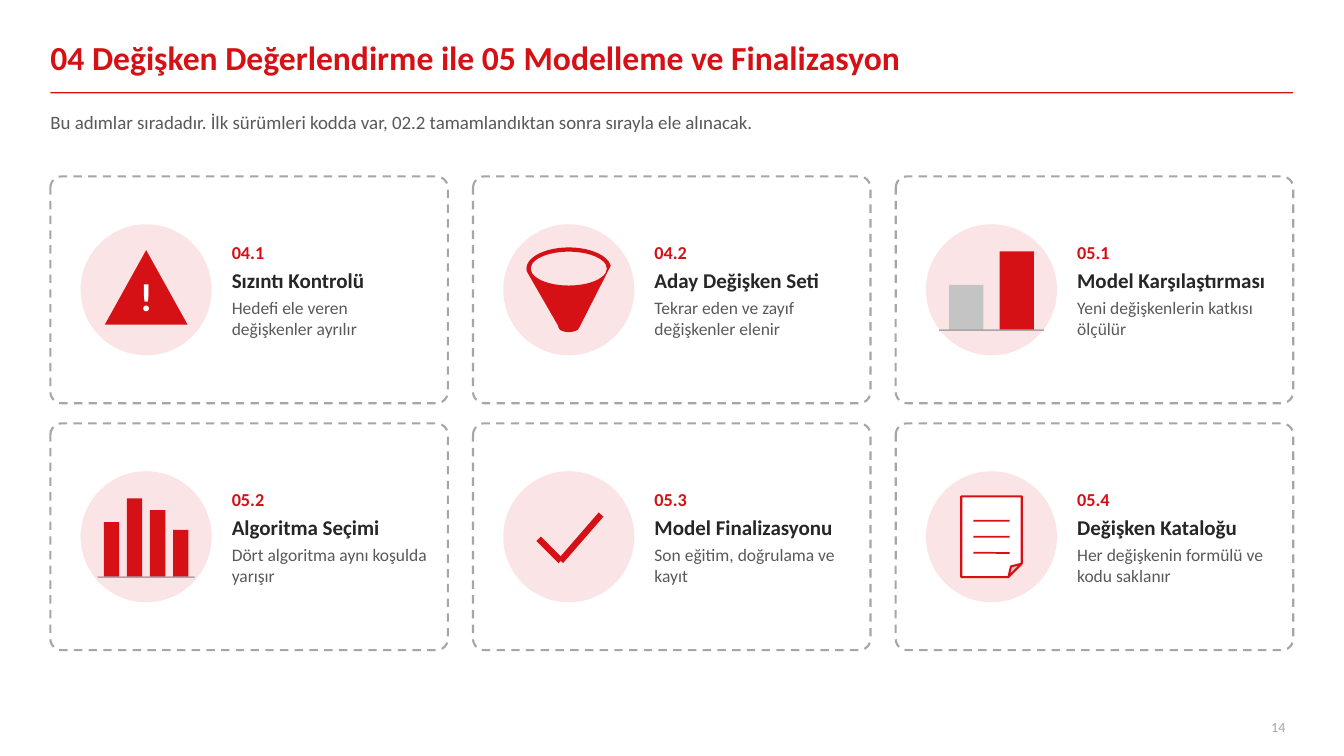
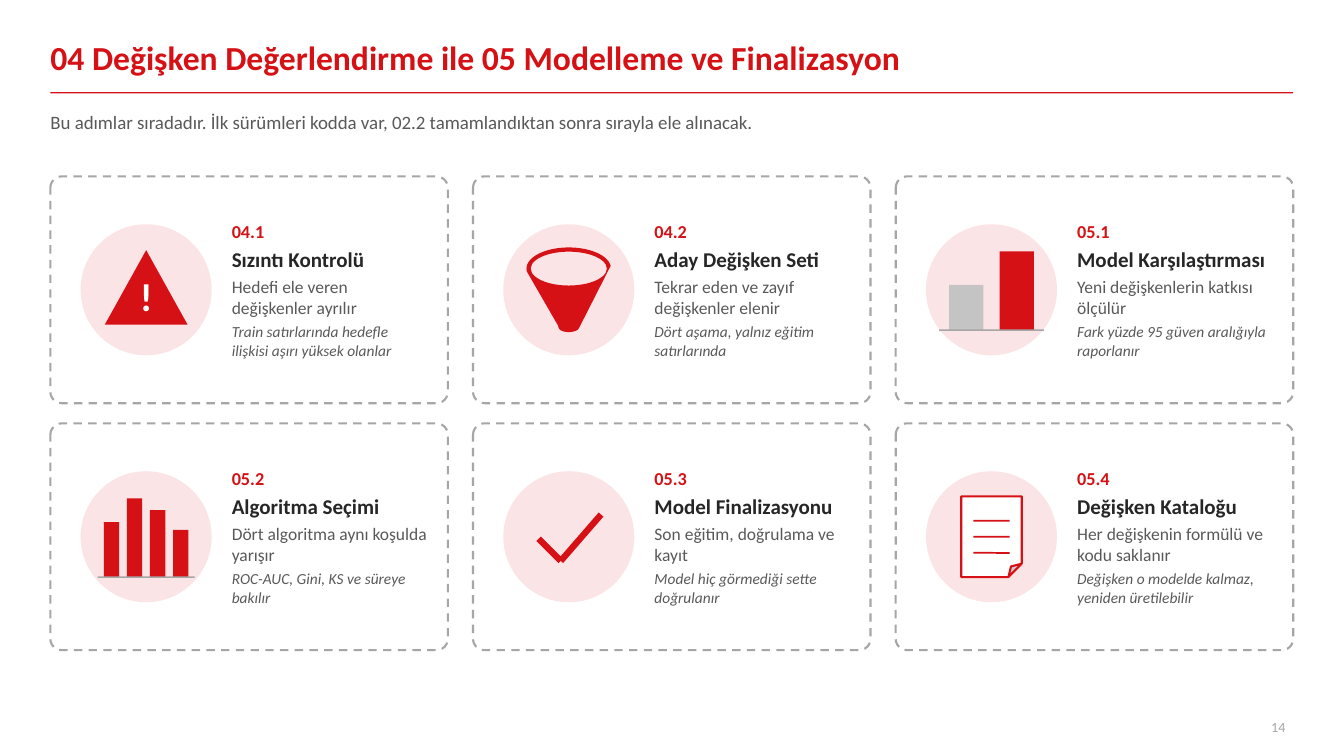
Before and after one commit to canmergen/amp, a slide deck: slide 14 of analitik_modelleme_platformu_GUNCEL/sunum/Platform_Sunum_Sade.pptx. Drawn at 1344x756 pixels with LibreOffice and Linux fonts; fonts in the diff are those of the drawing. Boxes give left, top, right and bottom in pixels: in the first picture for what was removed or moved away, otherwise in the second. Text is boxed around its words. In the diff, an @@ line names an element or a change of style, - is before the commit and + after.

```diff
--- a/analitik_modelleme_platformu_GUNCEL/sunum/Platform_Sunum_Sade.pptx
+++ b/analitik_modelleme_platformu_GUNCEL/sunum/Platform_Sunum_Sade.pptx
@@ text at (232, 326, 391, 359): paragraph added @@
+Train satırlarında hedefle ilişkisi aşırı yüksek olanlar
@@ text at (654, 326, 815, 356): paragraph added @@
+Dört aşama, yalnız eğitim satırlarında
@@ text at (1077, 326, 1266, 359): paragraph added @@
+Fark yüzde 95 güven aralığıyla raporlanır
@@ text at (232, 573, 406, 603): paragraph added @@
+ROC-AUC, Gini, KS ve süreye bakılır
@@ text at (654, 573, 816, 606): paragraph added @@
+Model hiç görmediği sette doğrulanır
@@ text at (1077, 573, 1254, 606): paragraph added @@
+Değişken o modelde kalmaz, yeniden üretilebilir
```
Also in this commit, not shown: 12 other slides changed, 1 other file.
